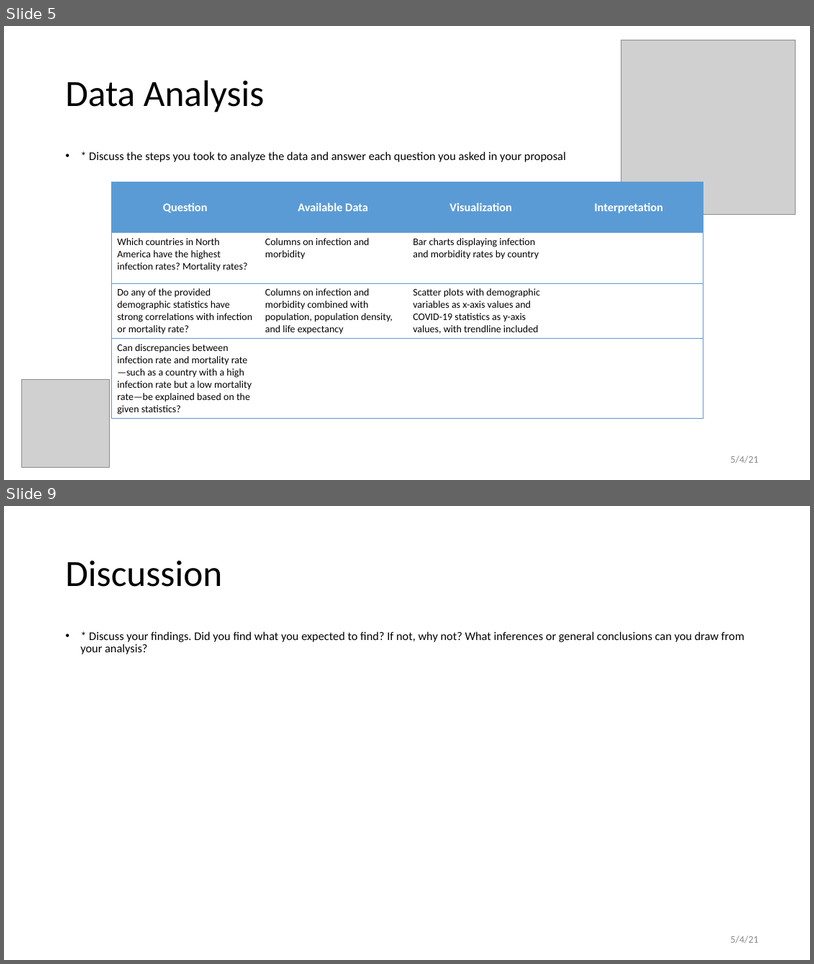
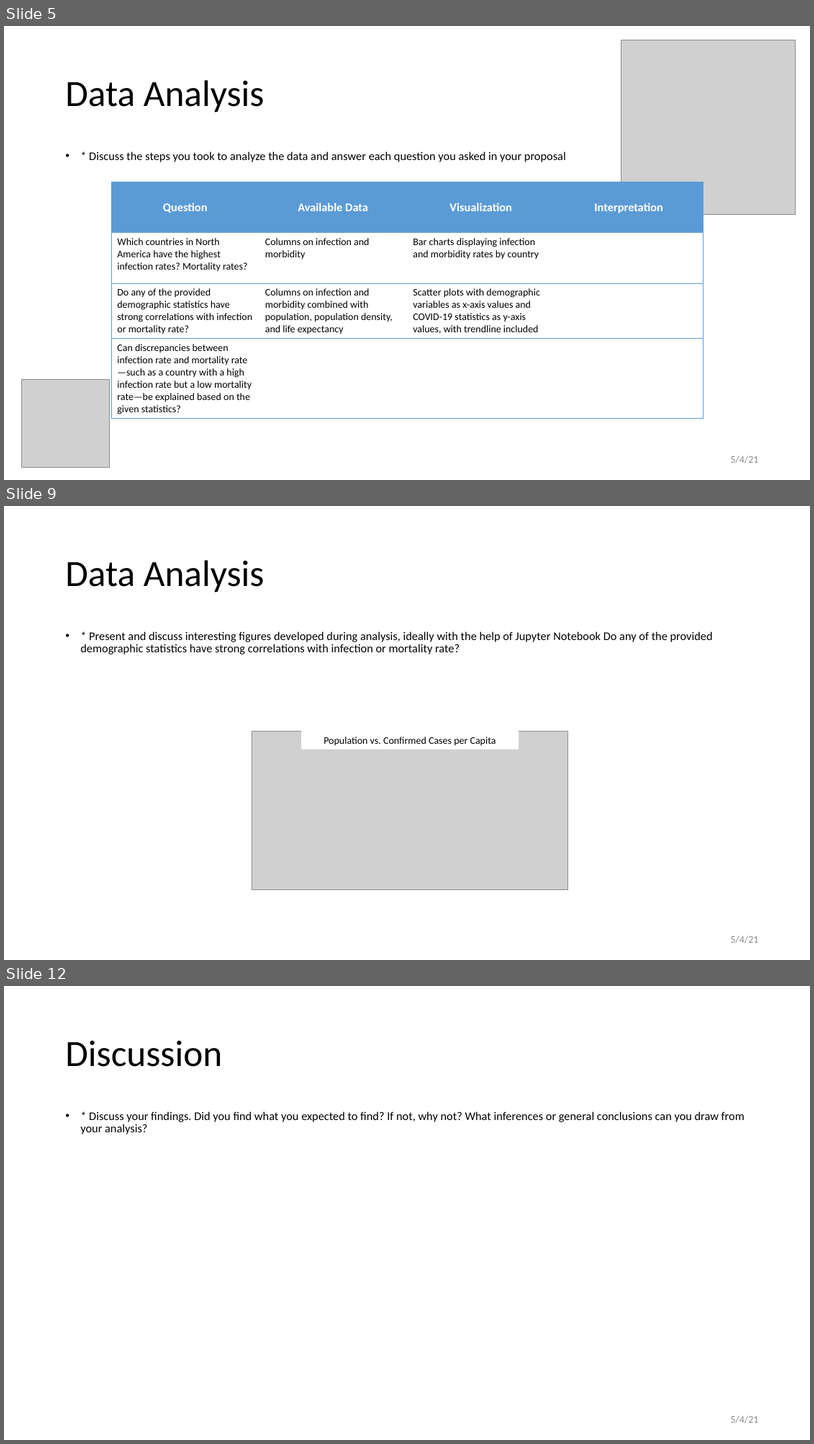
Before and after one commit to grantbot/Project-1, a slide deck: Presentation.pptx. Shown one above the other, each under a label of ours: slides 5 and 9 before the commit, slides 5, 9 and 12 after it; the slides between them are not shown. The pictures are 814x964 and 814x1444 pixels, drawn with LibreOffice and Linux fonts; fonts in the diff are those of the drawing; grey boxes stand for pictures; background and template pictures are left out. Boxes give left, top, right and bottom in pixels: in the first picture for what was removed or moved away, otherwise in the second. Text is boxed around its words. In the diff, an @@ line names an element or a change of style, - is before the commit and + after.

```diff
--- a/Presentation.pptx
+++ b/Presentation.pptx
@@ slide 9 added at bbox=[4, 506, 810, 960], background #FFFFFF @@
@@ title added at bbox=[65, 560, 265, 592], 44 pt, text #000000 @@
+Data Analysis
@@ text added at bbox=[80, 631, 713, 654], 14 pt, text #000000 @@
+• * Present and discuss interesting figures developed during analysis, ideally with the help of Jupyter Notebook Do any of the provided demographic statistics have strong correlations with infection or mortality rate?
@@ picture added at bbox=[252, 731, 568, 889] @@
@@ rectangle added at bbox=[301, 731, 519, 749], fill #FFFFFF, 12 pt, text #000000 @@
+Population vs. Confirmed Cases per Capita
@@ text added at bbox=[730, 935, 759, 943], 12 pt, text #8C8C8C @@
+5/4/21
@@ what was slide 9 is now slide 12 @@
```
Also in this commit, not shown: 6 slides changed, 2 other slides added.
